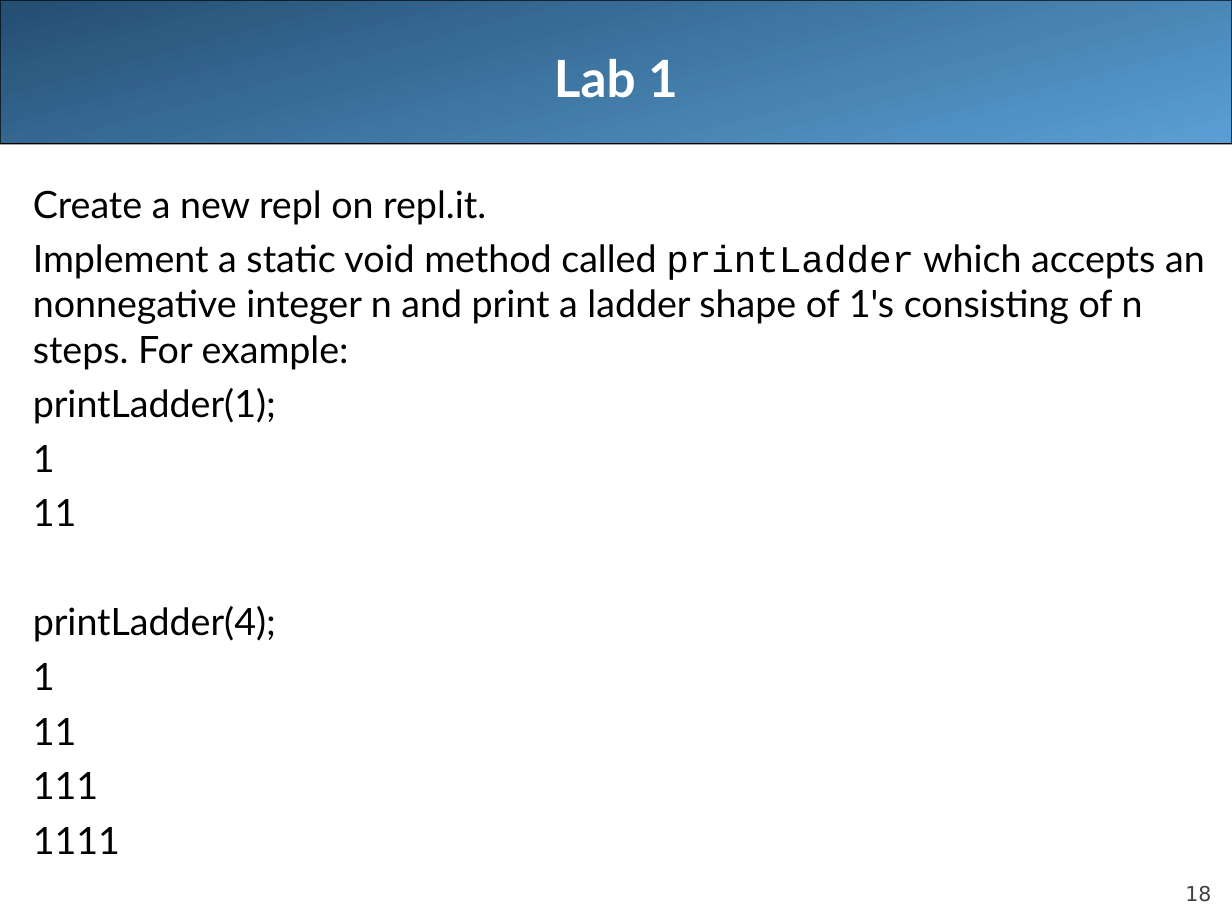
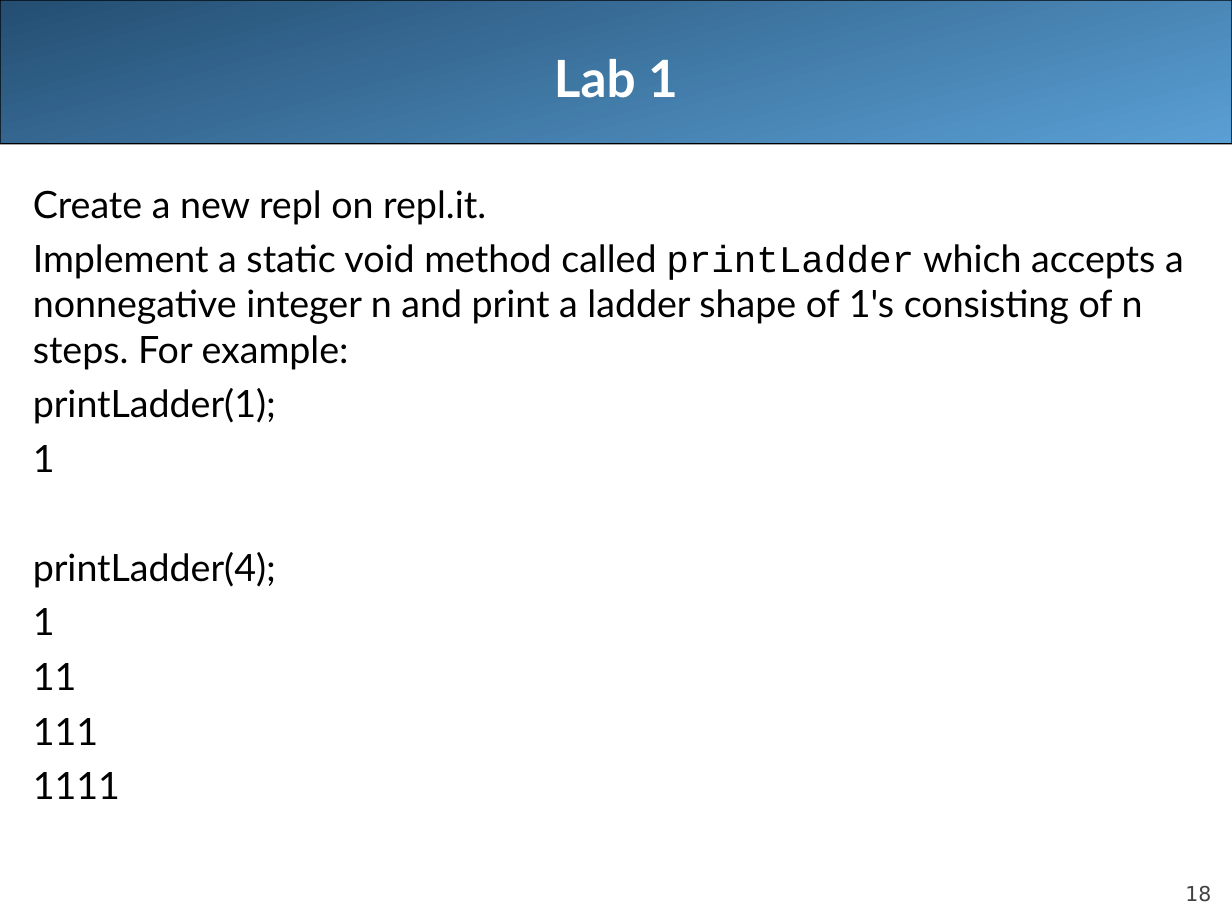
Before and after one commit to LongBaoNguyen/longbaonguyen.github.io, a slide deck: slide 18 of courses/apcsa/lecture12.ppt. Drawn at 1232x924 pixels with LibreOffice and Linux fonts; fonts in the diff are those of the drawing. Boxes give left, top, right and bottom in pixels: in the first picture for what was removed or moved away, otherwise in the second. Text is boxed around its words. In the diff, an @@ line names an element or a change of style, - is before the commit and + after.

```diff
--- a/courses/apcsa/lecture12.ppt
+++ b/courses/apcsa/lecture12.ppt
@@ text at (33, 244, 1184, 370): text changed @@
-Implement a static void method called printLadder which accepts an nonnegative integer n and print a ladder shape of 1's consisting of n steps. For example:
+Implement a static void method called printLadder which accepts a nonnegative integer n and print a ladder shape of 1's consisting of n steps. For example:
@@ text at (33, 499, 77, 526): paragraph removed @@
-11
```
Also in this commit, not shown: 5 other slides changed, 10 other files.
